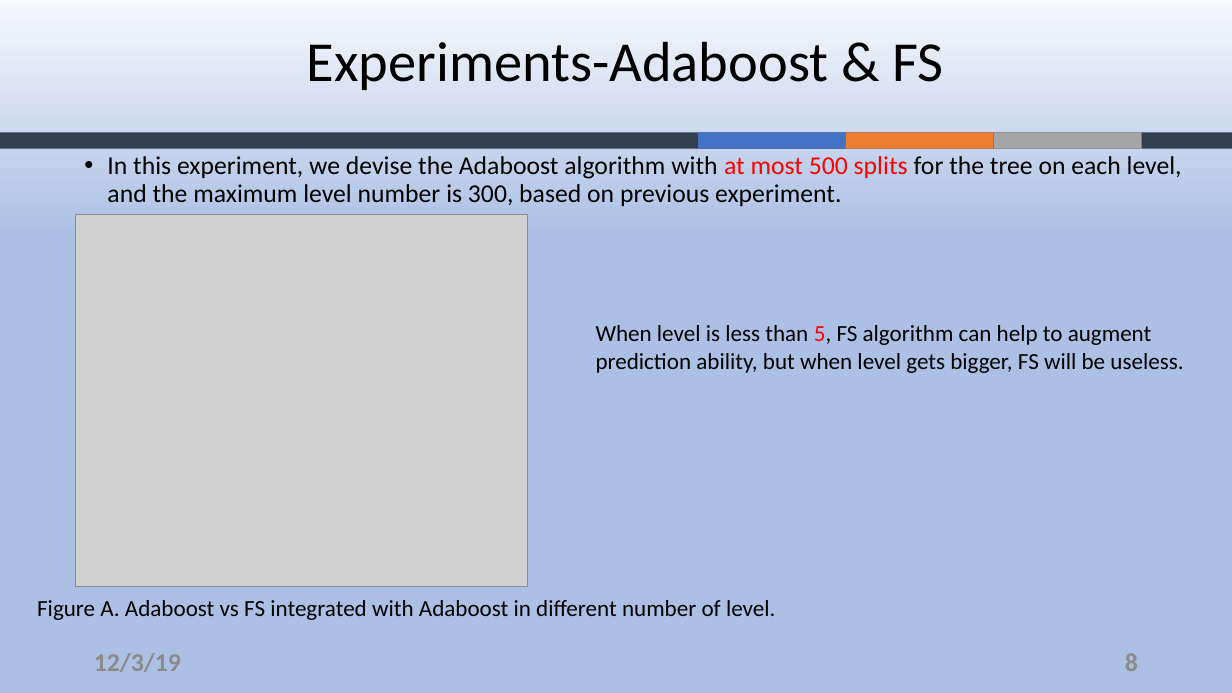
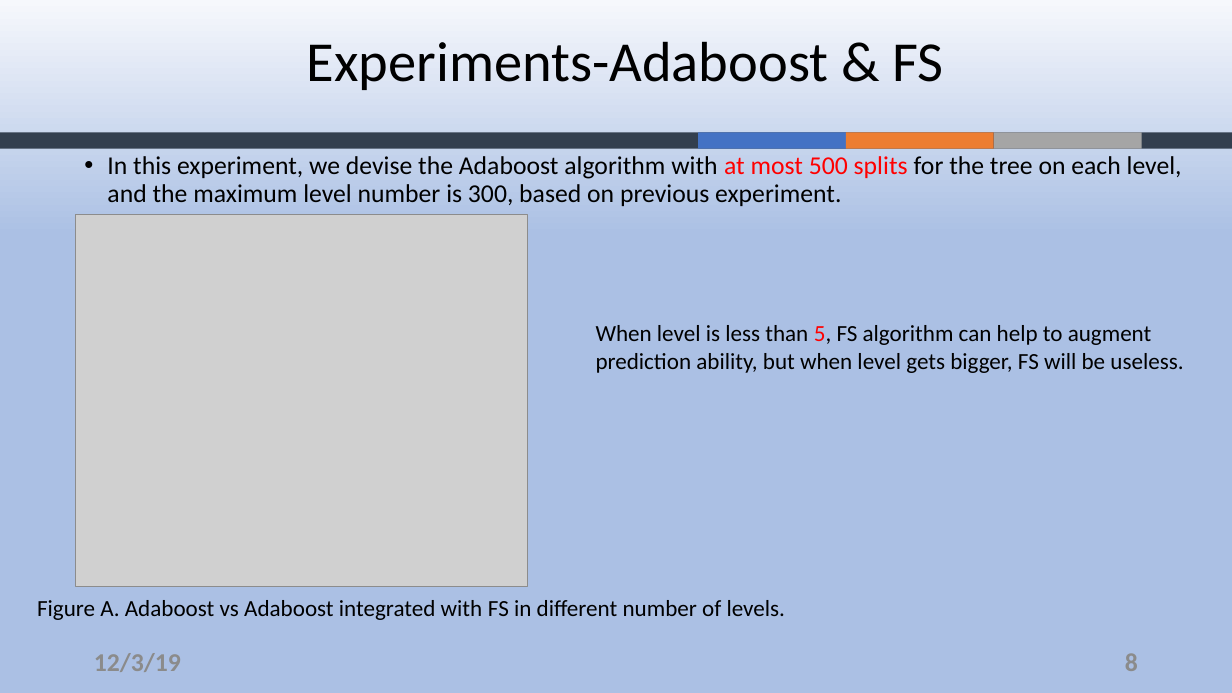
Before and after one commit to ZouYao0720/final-project-, a slide deck: slide 8 of final-presentation.pptx. Drawn at 1232x693 pixels with LibreOffice and Linux fonts; fonts in the diff are those of the drawing; grey boxes stand for pictures; background and template pictures are left out. Boxes give left, top, right and bottom in pixels: in the first picture for what was removed or moved away, otherwise in the second. Text is boxed around its words. In the diff, an @@ line names an element or a change of style, - is before the commit and + after.

```diff
--- a/final-presentation.pptx
+++ b/final-presentation.pptx
@@ text at <box>37,600,785,620</box>: text changed @@
-Figure A. Adaboost vs FS integrated with Adaboost in different number of level.
+Figure A. Adaboost vs Adaboost integrated with FS in different number of levels.
```
Also in this commit, not shown: 5 other slides changed.
